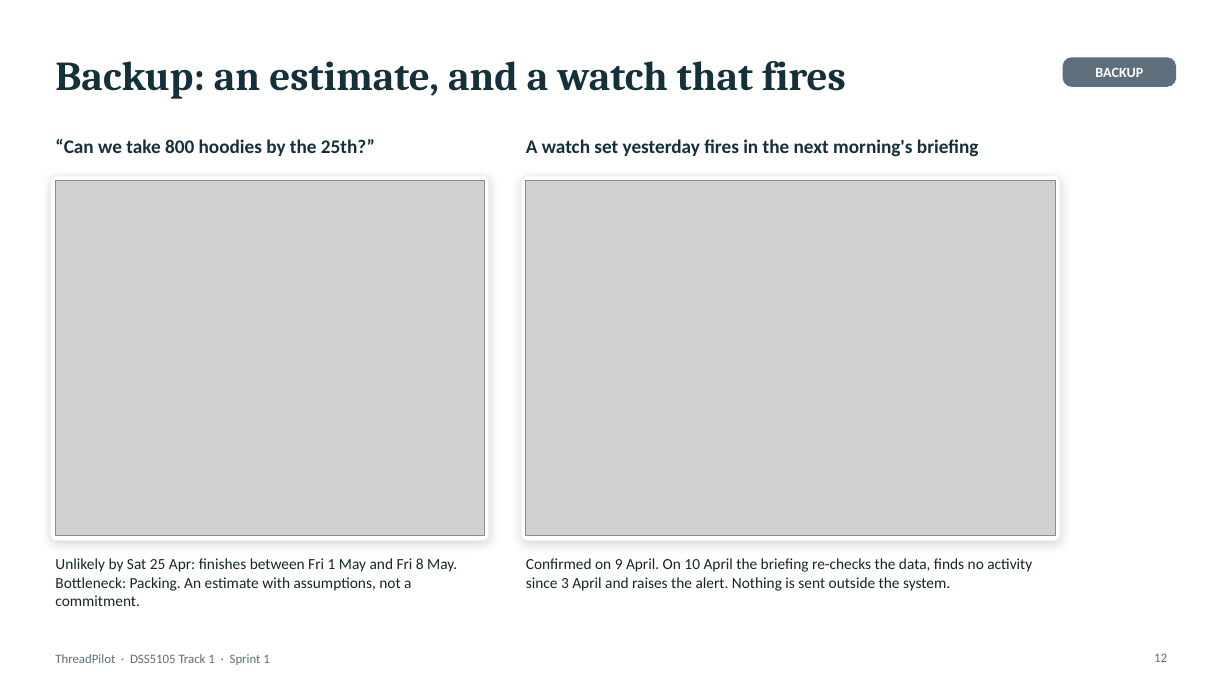
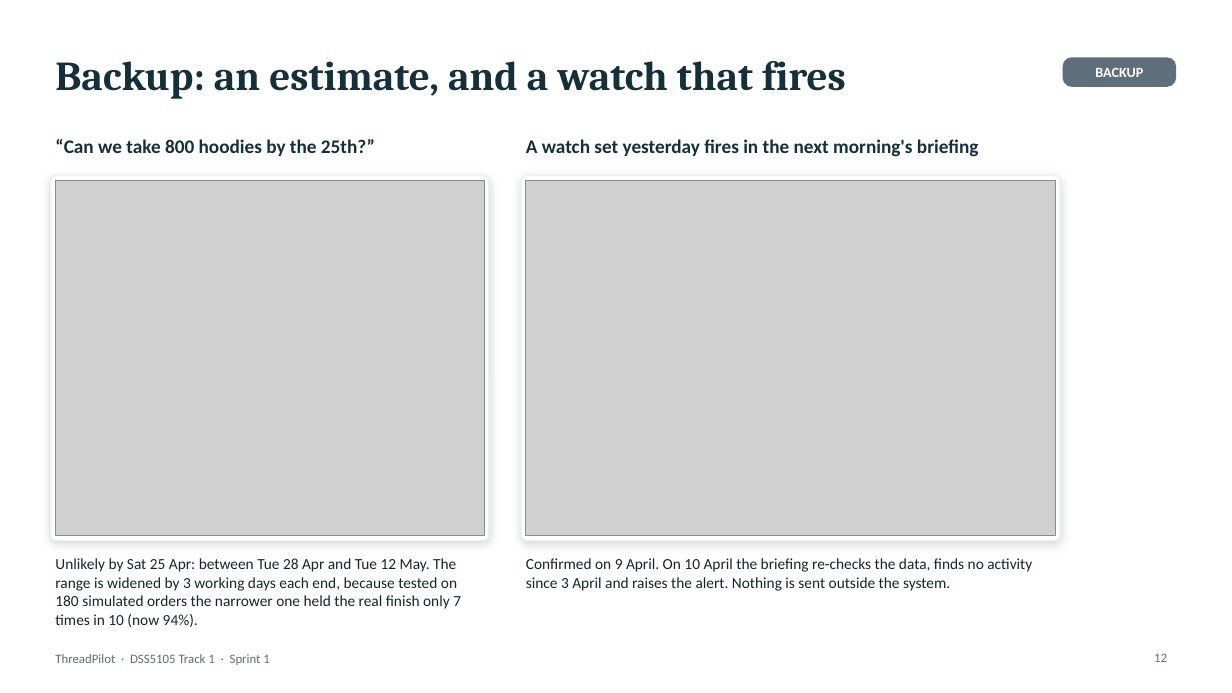
Before and after one commit to footoonming/DSS5105_fork, a slide deck: slide 12 of threadpilot/docs/presentation/Presentation_GroupNN_Sprint1.pptx. Drawn at 1232x693 pixels with LibreOffice and Linux fonts; fonts in the diff are those of the drawing; grey boxes stand for pictures. Boxes give left, top, right and bottom in pixels: in the first picture for what was removed or moved away, otherwise in the second. Text is boxed around its words. In the diff, an @@ line names an element or a change of style, - is before the commit and + after.

```diff
--- a/threadpilot/docs/presentation/Presentation_GroupNN_Sprint1.pptx
+++ b/threadpilot/docs/presentation/Presentation_GroupNN_Sprint1.pptx
@@ text at <box>55,558,461,627</box>: text changed @@
-Unlikely by Sat 25 Apr: finishes between Fri 1 May and Fri 8 May. Bottleneck: Packing. An estimate with assumptions, not a commitment.
+Unlikely by Sat 25 Apr: between Tue 28 Apr and Tue 12 May. The range is widened by 3 working days each end, because tested on 180 simulated orders the narrower one held the real finish only 7 times in 10 (now 94%).
```
Also in this commit, not shown: 2 other slides changed, 7 other files.
